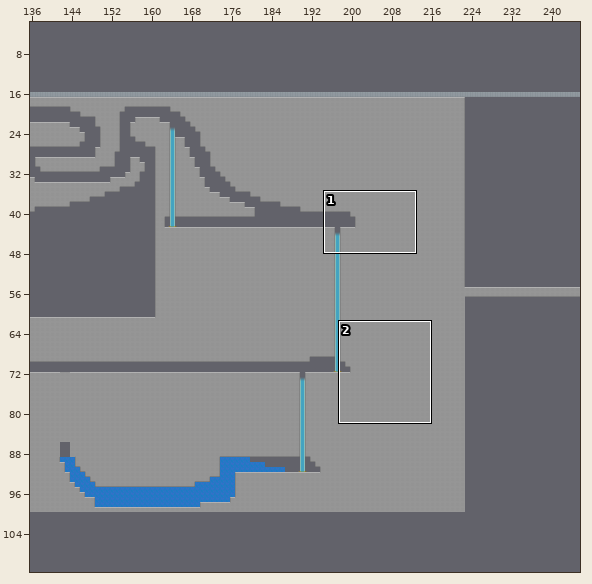
Two versions of a level (Tiled map, core/assets/maps/MyMap.tmx). The picture above shows the old version from afar; the outline marks the close-up.
Close-up. Before:
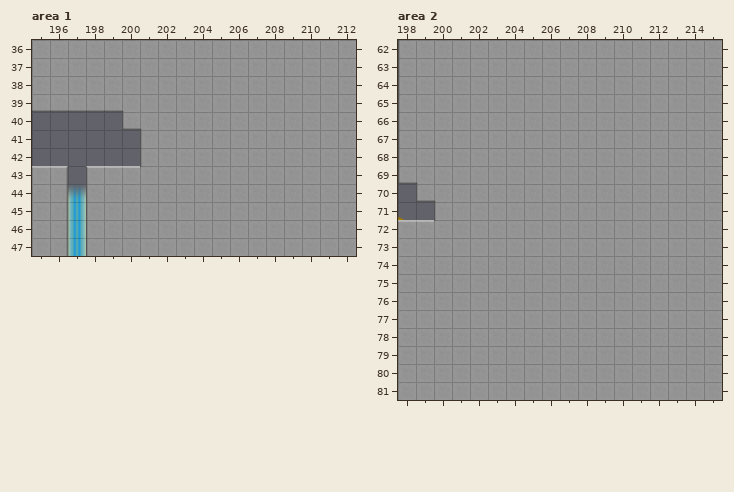
Cells are 180x180 px. Shown: area 1 x 195..212, y 36..47; area 2 x 198..215, y 62..81. The commit also changed other parts of the map, which this record leaves out.
Now the later version:
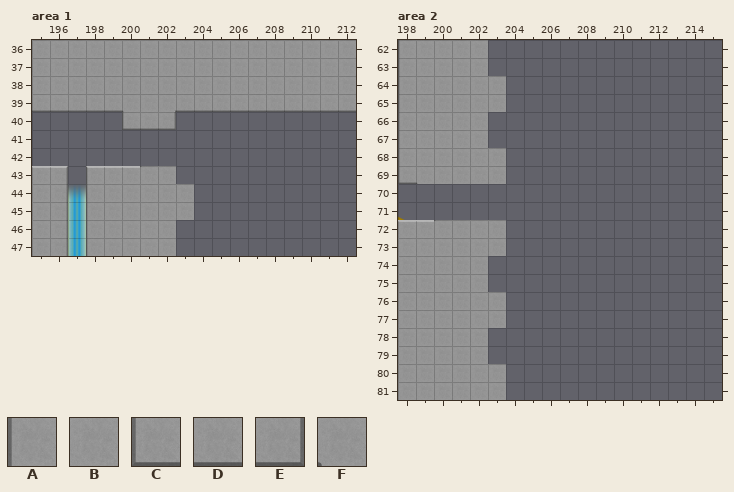
Key: from "Test_Tileset": A 23, B 24, C 33, D 34, E 35, F 46.
_ is an empty cell, . an unchanged one.
Difference:
--- layer "mainLayer", area 1
@@ x 201..212 @@
-39 ..BBBBBBBBBB
-40 FBBBBBBBBBBB
-41 ABBBBBBBBBBB
-42 ABBBBBBBBBBB
-43 ..BBBBBBBBBB
-44 ...BBBBBBBBB
-45 ...BBBBBBBBB
-46 ..BBBBBBBBBB
-47 ..BBBBBBBBBB
+39 ..DDDDDDDDDD
+40 DE__________
+41 ____________
+42 ____________
+43 ..__________
+44 ..._________
+45 ..._________
+46 ..__________
+47 ..__________
--- layer "mainLayer", area 2
@@ x 199..215 @@
-62 ....BBBBBBBBBBBBB
-63 ....BBBBBBBBBBBBB
-64 .....BBBBBBBBBBBB
-65 .....BBBBBBBBBBBB
-66 ....BBBBBBBBBBBBB
-67 ....BBBBBBBBBBBBB
-68 .....BBBBBBBBBBBB
-69 .....BBBBBBBBBBBB
-70 CFBBBBBBBBBBBBBBB
-71 .ABBBBBBBBBBBBBBB
-72 .....BBBBBBBBBBBB
-73 .....BBBBBBBBBBBB
-74 ....BBBBBBBBBBBBB
-75 ....BBBBBBBBBBBBB
-76 .....BBBBBBBBBBBB
-77 .....BBBBBBBBBBBB
-78 ....BBBBBBBBBBBBB
-79 ....BBBBBBBBBBBBB
-80 .....BBBBBBBBBBBB
-81 .....BBBBBBBBBBBB
+62 ...._____________
+63 ...._____________
+64 .....____________
+65 .....____________
+66 ...._____________
+67 ...._____________
+68 .....____________
+69 .....____________
+70 _________________
+71 .________________
+72 .....____________
+73 .....____________
+74 ...._____________
+75 ...._____________
+76 .....____________
+77 .....____________
+78 ...._____________
+79 ...._____________
+80 .....____________
+81 .....____________
Changed places in both close-ups, as pixel boxes (x1, y1, x2, y2):
changed: (141, 110, 356, 256)
removed: (416, 40, 722, 400)
